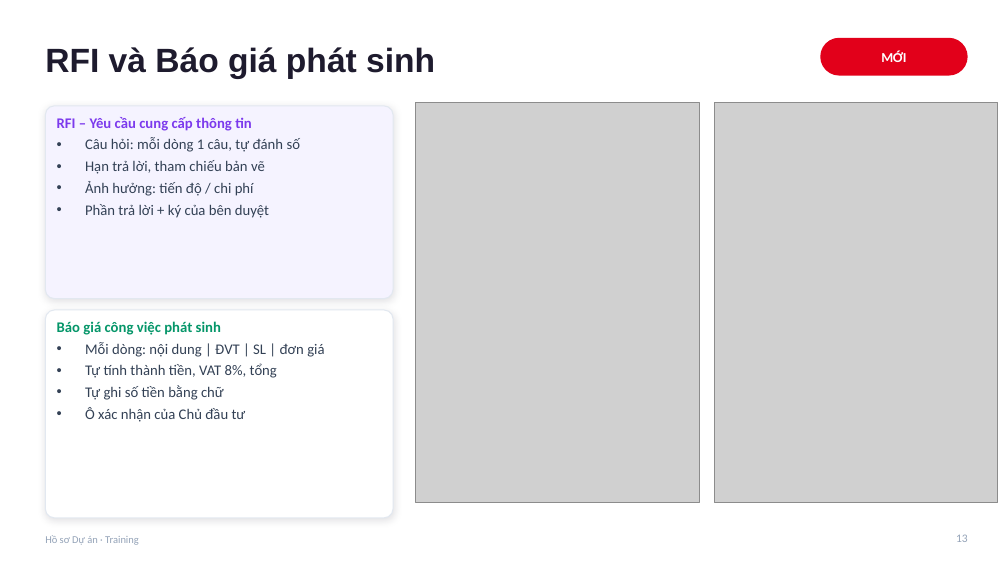
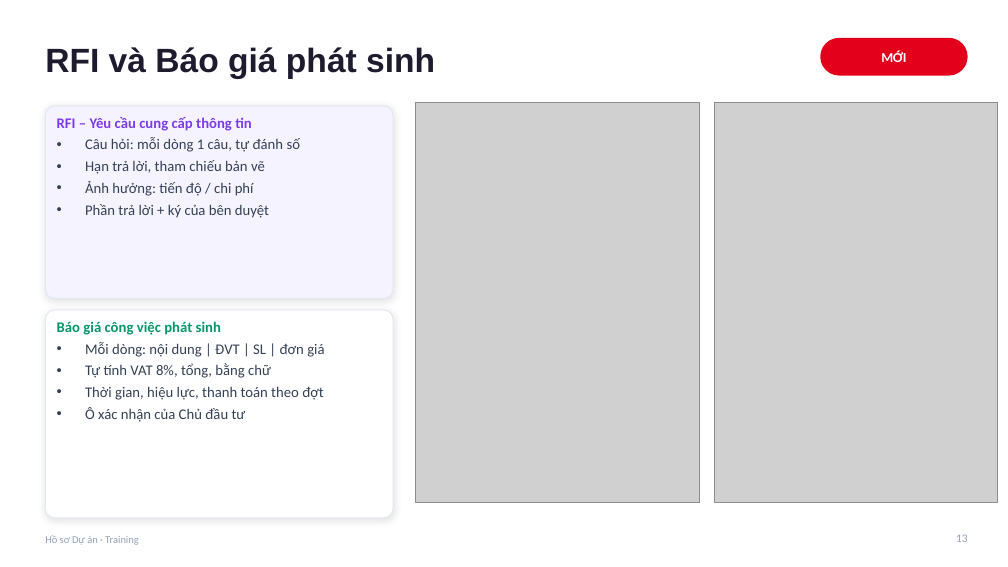
Before and after one commit to xaxa9ztb/TrackingTS, a slide deck: slide 13 of docs/Training-Ho-so-Du-an.pptx. Drawn at 1008x567 pixels with LibreOffice and Linux fonts; fonts in the diff are those of the drawing; grey boxes stand for pictures. Boxes give left, top, right and bottom in pixels: in the first picture for what was removed or moved away, otherwise in the second. Text is boxed around its words. In the diff, an @@ line names an element or a change of style, - is before the commit and + after.

```diff
--- a/docs/Training-Ho-so-Du-an.pptx
+++ b/docs/Training-Ho-so-Du-an.pptx
@@ text at [85,363,324,400]: text changed @@
-• Tự tính thành tiền, VAT 8%, tổng
-• Tự ghi số tiền bằng chữ
+• Tự tính VAT 8%, tổng, bằng chữ
+• Thời gian, hiệu lực, thanh toán theo đợt
```
Also in this commit, not shown: 9 other files.
